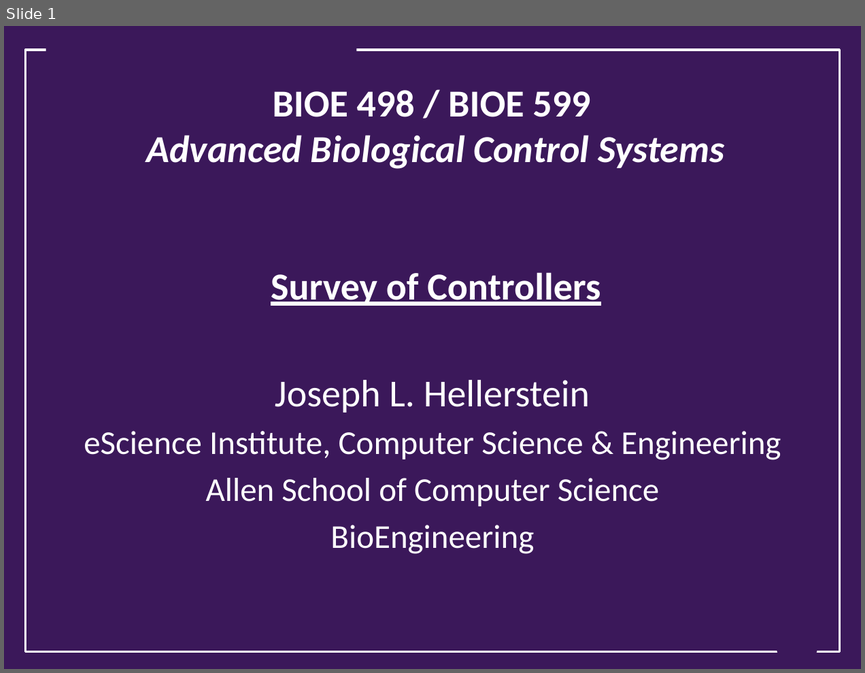
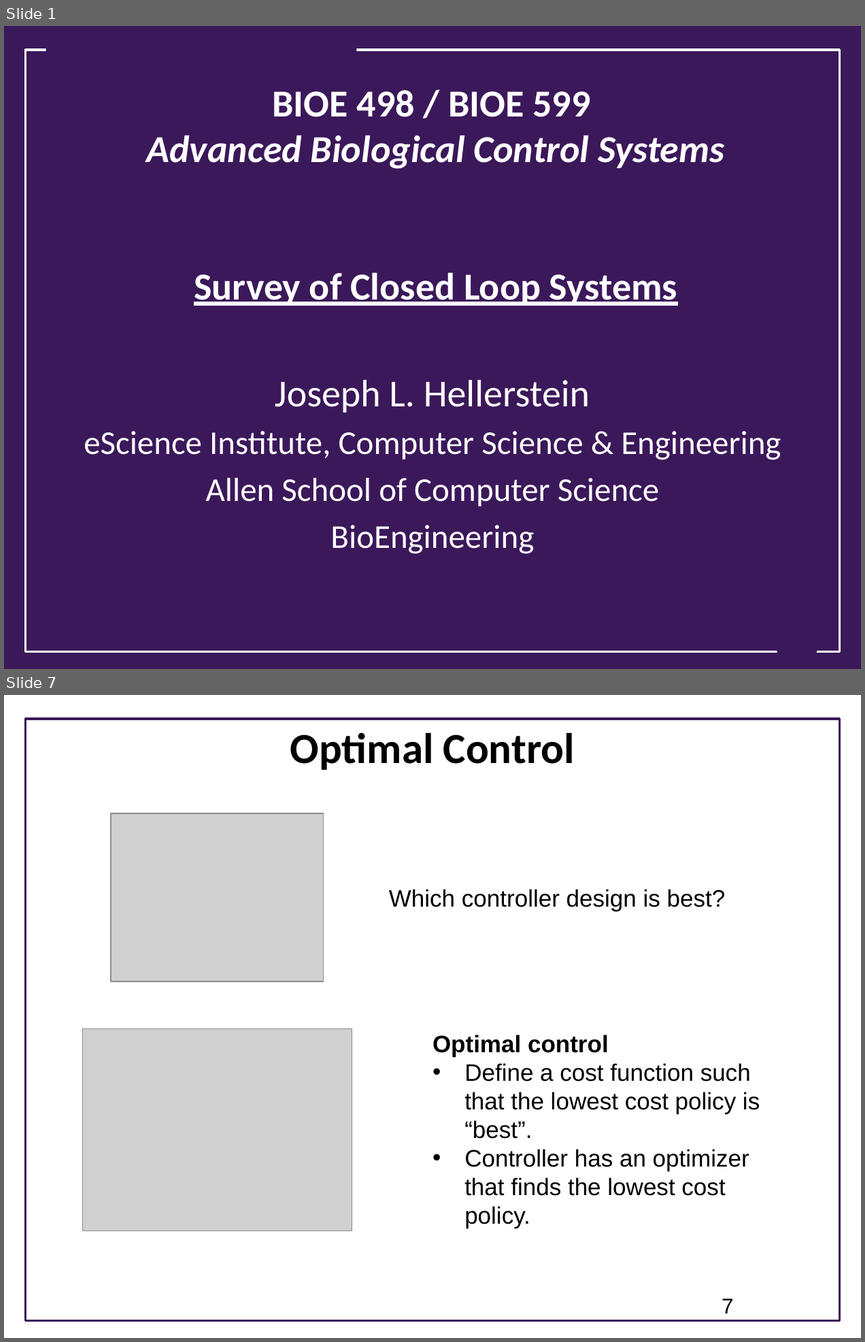
Before and after one commit to joseph-hellerstein/advanced-controls-lectures, a slide deck: Lecture_26-Survey-Of-Closed-Loop-Systems/Survey-Of-Closed-Loop-Systems.pptx. Shown one above the other, each under a label of ours: slide 1 before the commit, slides 1 and 7 after it; the slides between them are not shown. The pictures are 865x673 and 865x1342 pixels, drawn with LibreOffice and Linux fonts; fonts in the diff are those of the drawing; grey boxes stand for pictures; background and template pictures are left out. Boxes give left, top, right and bottom in pixels: in the first picture for what was removed or moved away, otherwise in the second. Text is boxed around its words. In the diff, an @@ line names an element or a change of style, - is before the commit and + after.

```diff
--- a/Lecture_26-Survey-Of-Closed-Loop-Systems/Survey-Of-Closed-Loop-Systems.pptx
+++ b/Lecture_26-Survey-Of-Closed-Loop-Systems/Survey-Of-Closed-Loop-Systems.pptx
@@ slide 7 added at [4, 695, 861, 1338], background #FFFFFF @@
@@ rectangle added at [26, 719, 839, 1321], outline #3B185A 1.75 pt @@
@@ title added at [290, 732, 575, 770], 36 pt, text #000000, bold @@
+Optimal Control
@@ picture added at [111, 813, 324, 981] @@
@@ text added at [389, 889, 725, 911], 20 pt, text #000000 @@
+Which controller design is best?
@@ picture added at [82, 1028, 351, 1231] @@
@@ text added at [432, 1034, 759, 1228], 20 pt, text #000000 @@
+Optimal control
+• Define a cost function such that the lowest cost policy is “best”.
+• Controller has an optimizer that finds the lowest cost policy.
@@ page number added at [721, 1298, 734, 1313], 18 pt, text #000000 @@
+7
@@ slide 1 changed as well @@
@@ title at [147, 90, 724, 305]: text changed @@
-BIOE 498 / BIOE 599
-Advanced Biological Control Systems
-Survey of Controllers
+BIOE 498 / BIOE 599
+Advanced Biological Control Systems
+Survey of Closed Loop Systems
```
Also in this commit, not shown: 1 other slide changed, 9 other slides added.
